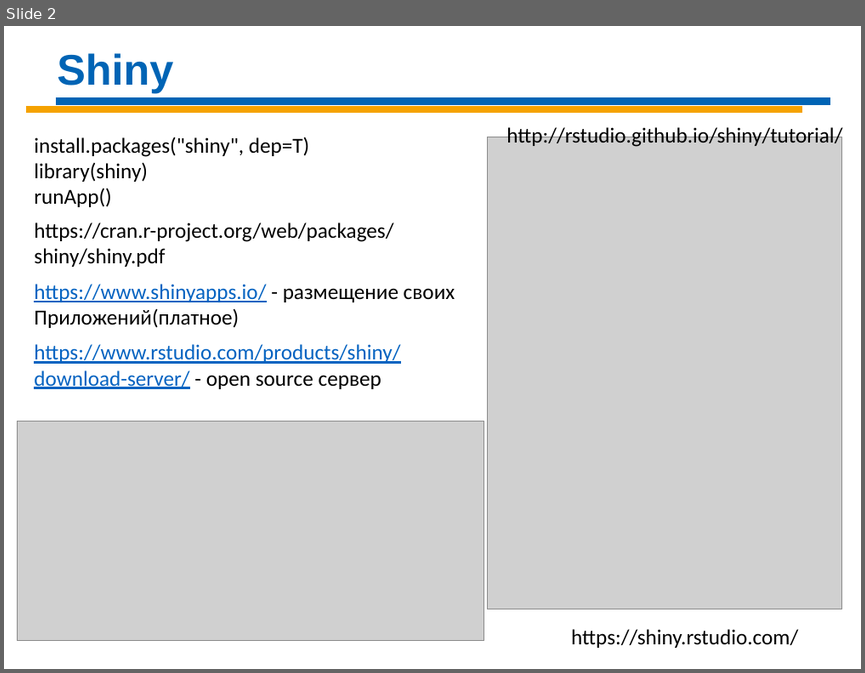
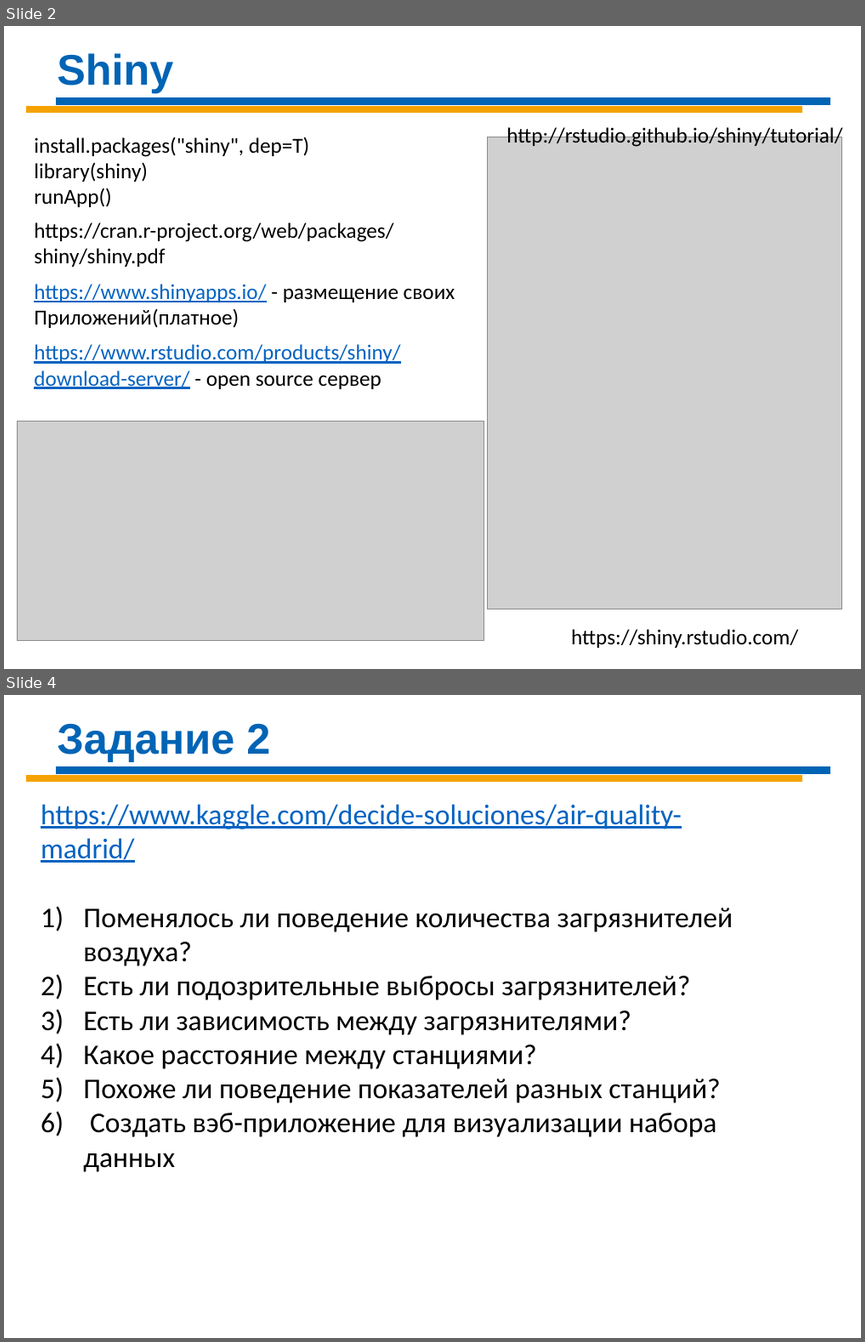
Before and after one commit to Demolis/Infopulse, a slide deck: DS_Sat_2020/DS-Day-10 R.pptx. Shown one above the other, each under a label of ours: slide 2 before the commit, slides 2 and 4 after it; the slides between them are not shown. The pictures are 865x673 and 865x1342 pixels, drawn with LibreOffice and Linux fonts; fonts in the diff are those of the drawing; grey boxes stand for pictures. Boxes give left, top, right and bottom in pixels: in the first picture for what was removed or moved away, otherwise in the second. Text is boxed around its words. In the diff, an @@ line names an element or a change of style, - is before the commit and + after.

```diff
--- a/DS_Sat_2020/DS-Day-10 R.pptx
+++ b/DS_Sat_2020/DS-Day-10 R.pptx
@@ slide 4 added at <box>4,695,861,1338</box>, background #FFFFFF @@
@@ text added at <box>57,723,270,762</box>, 36 pt, text #0064B5, bold @@
+Задание 2
@@ line added from (55, 771) to (830, 771), #0064B5 6 pt @@
@@ line added from (25, 778) to (802, 778), #F5A200 6 pt @@
@@ text added at <box>41,804,733,1172</box>, 24 pt, text #000000 @@
+https://www.kaggle.com/decide-soluciones/air-quality-madrid/
+1) Поменялось ли поведение количества загрязнителей воздуха?
+2) Есть ли подозрительные выбросы загрязнителей?
+3) Есть ли зависимость между загрязнителями?
+4) Какое расстояние между станциями?
+5) Похоже ли поведение показателей разных станций?
+6) Создать вэб-приложение для визуализации набора данных
```
Also in this commit, not shown: 1 slide changed, 1 slide removed.
